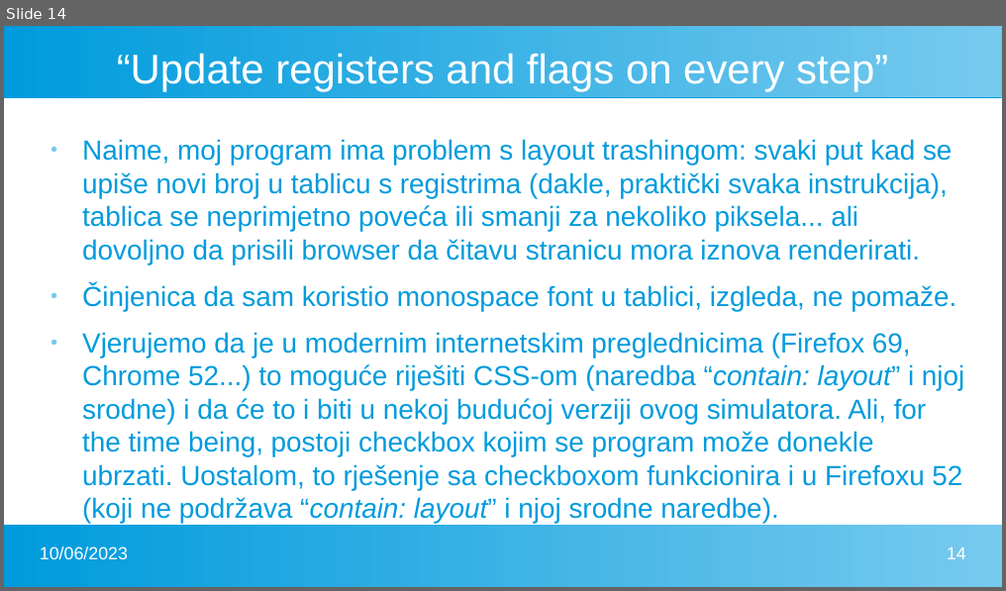
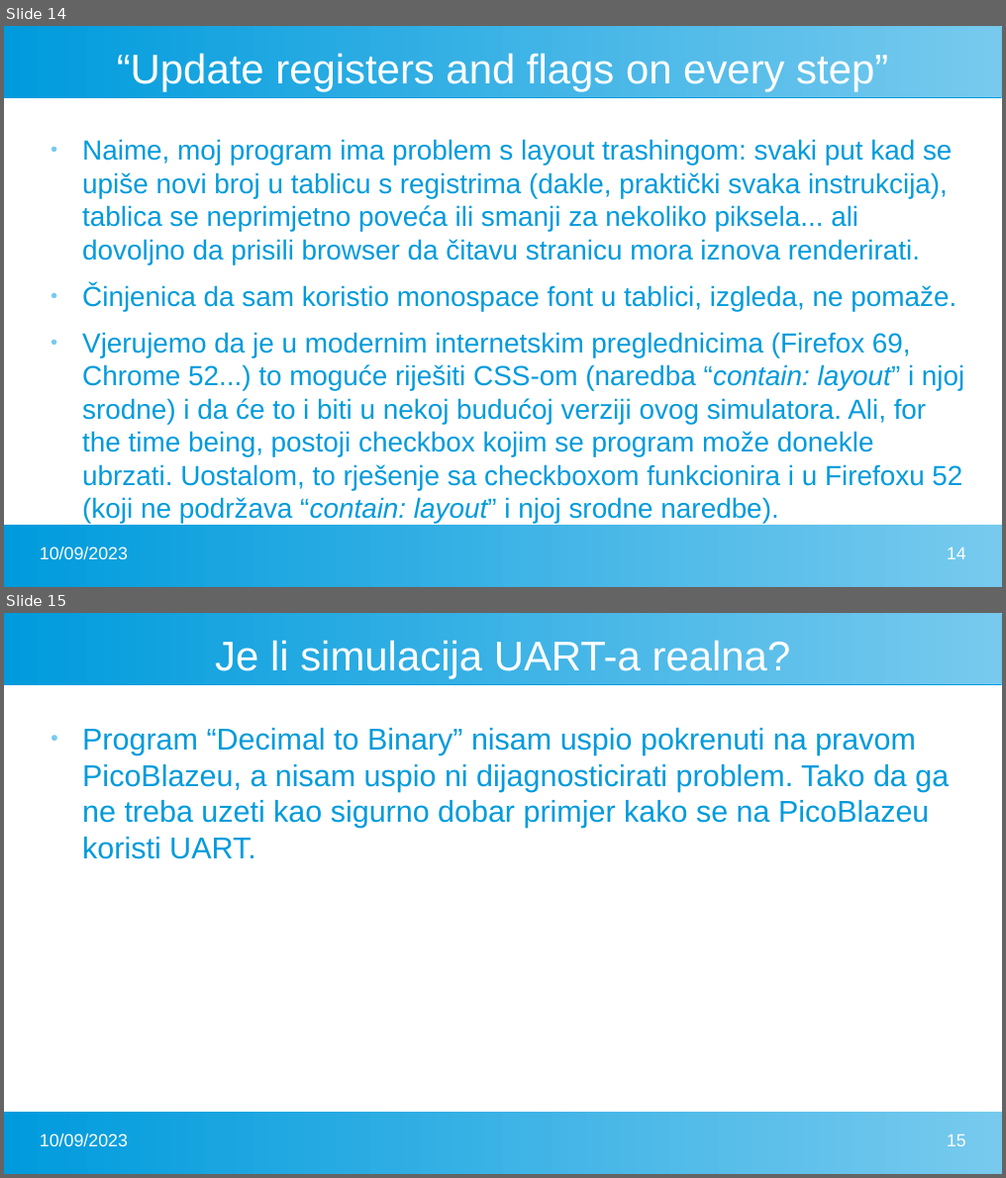
Before and after one commit to FlatAssembler/PicoBlaze_Simulator_in_JS, a slide deck: seminar/PicoBlaze.pptx. Shown one above the other, each under a label of ours: slide 14 before the commit, slides 14 and 15 after it. The pictures are 1006x591 and 1006x1178 pixels, drawn with LibreOffice and Linux fonts; fonts in the diff are those of the drawing. Boxes give left, top, right and bottom in pixels: in the first picture for what was removed or moved away, otherwise in the second. Text is boxed around its words. In the diff, an @@ line names an element or a change of style, - is before the commit and + after.

```diff
--- a/seminar/PicoBlaze.pptx
+++ b/seminar/PicoBlaze.pptx
@@ slide 15 added at (x1=4, y1=613, x2=1002, y2=1174), background #FFFFFF; not listed: 2 template elements that a slide beside it also shows @@
@@ title added at (x1=215, y1=640, x2=791, y2=679), 33 pt, text #FFFFFF @@
+Je li simulacija UART-a realna?
@@ text added at (x1=82, y1=728, x2=948, y2=860), 24 pt, text #009BDD @@
+● Program “Decimal to Binary” nisam uspio pokrenuti na pravom PicoBlazeu, a nisam uspio ni dijagnosticirati problem. Tako da ga ne treba uzeti kao sigurno dobar primjer kako se na PicoBlazeu koristi UART.
@@ text added at (x1=40, y1=1134, x2=128, y2=1147), 14 pt, text #FFFFFF @@
+10/09/2023
@@ page number added at (x1=946, y1=1135, x2=966, y2=1147), 14 pt, text #FFFFFF @@
+15
@@ slide 14 changed as well @@
@@ text at (x1=40, y1=547, x2=128, y2=560): text changed @@
-10/06/2023
+10/09/2023
```
Also in this commit, not shown: 17 other slides changed, 1 other slide added, 1 other file.
